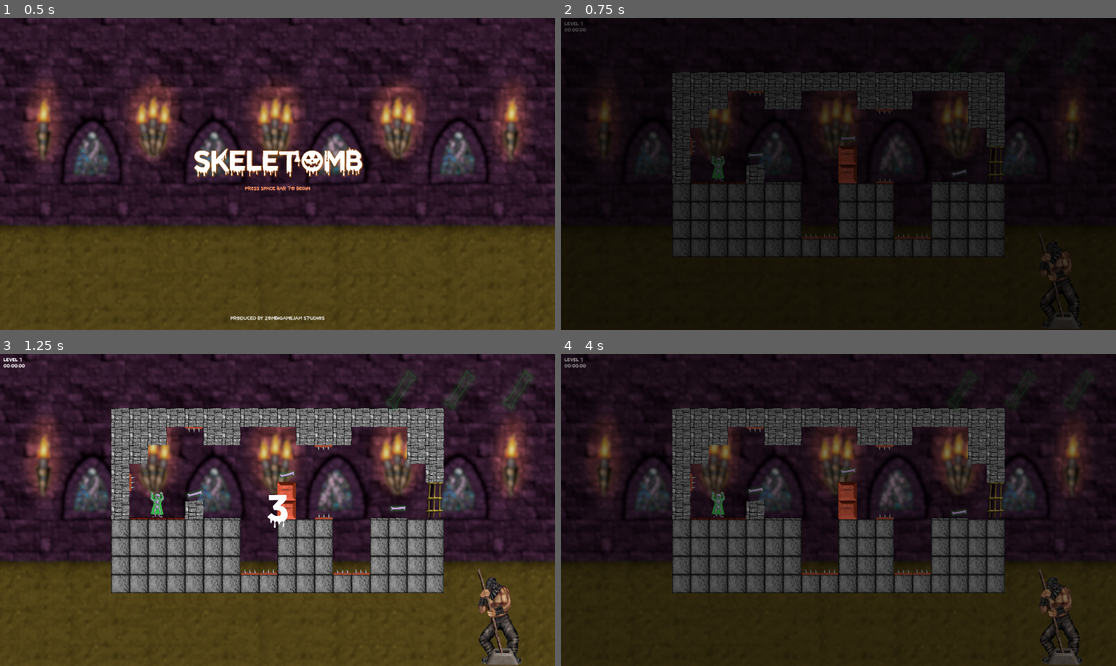
Above: before the commit, frames 1-4 (two rows, left to right).
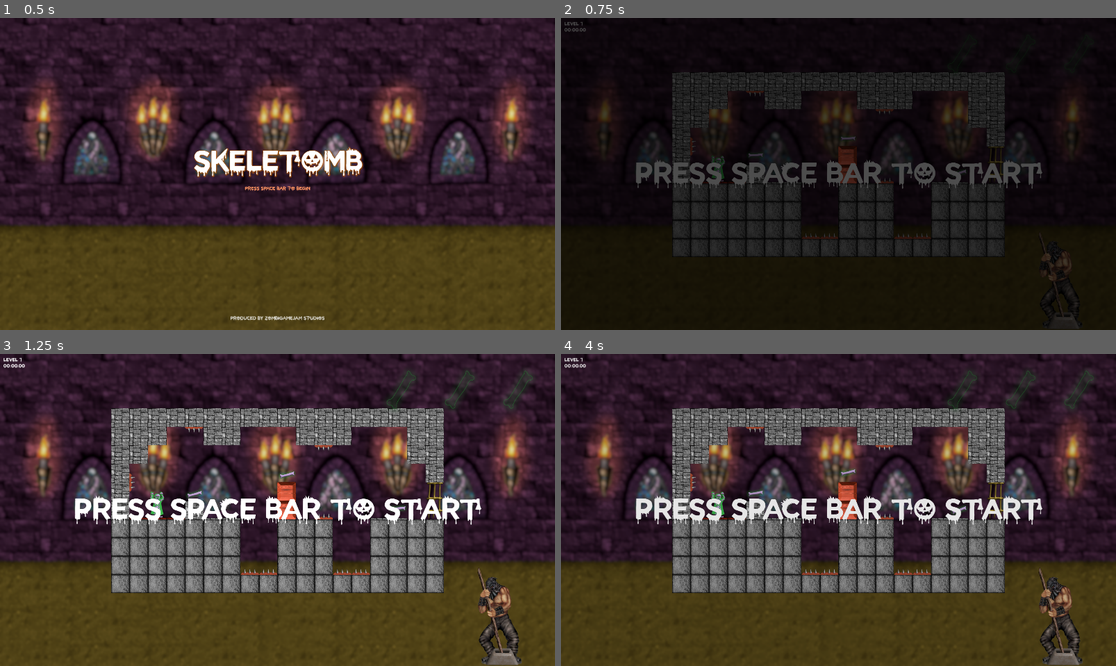
Above: after the commit, the same moments.

Repository: Drew-Wagner/Spectros
Game: Godot game, scene res://scenes/main_menu.tscn
The game is run twice, just before and just after one commit, with the same random seed, the same clock (stepped at 60 frames per second) and the same inputs. Sound files missing from this copy of the repository are replaced by a short silence.
Inputs:
- Up to frame 1 (0.5 s): no input
- Up to frame 2 (0.75 s): click "PRESS SPACE BAR TO BEGIN" at 0.5 s
- Up to frame 3 (1.25 s): no input
- Up to frame 4 (4 s): tap Space (toggle) at 1.25, 2.1, 3.6 s; hold Space (toggle) 1.28-2.03 s; hold Space (toggle) 2.78-3.53 s

Frame 1 is identical in both runs. In frame 2, 2.6% of the frame differs, in the area x 13-87%, y 45-55%; in frame 3, 2.9%; in frame 4, 51%, in the area x 0-100%, y 1-100%.

Commit message:
no countdown, press space to start

Diff:
--- a/scenes/game.tscn
+++ b/scenes/game.tscn
@@ -7,6 +7,7 @@
 [ext_resource type="AudioStream" uid="uid://nxnmjshhis2c" path="res://sounds/LEVIER_GJ_STATE_Win.wav" id="5_f3xnp"]
 [ext_resource type="PackedScene" uid="uid://bxhcsdlxckv2k" path="res://scenes/main_character.tscn" id="5_iqaxe"]
 [ext_resource type="AudioStream" uid="uid://ota274s1y71i" path="res://sounds/LEVIER_GJ_STATE_Lose.wav" id="6_006ic"]
+[ext_resource type="AudioStream" uid="uid://ck2sgonakejta" path="res://sounds/LEVIER_GJ_STATE_Countdown.wav" id="7_8gj3s"]
 [ext_resource type="Texture2D" uid="uid://cf30xyhg4xcvb" path="res://textures/background_flou.png" id="8_6v6g5"]
 [ext_resource type="PackedScene" uid="uid://cxxbjbc1q5rmg" path="res://gui/bone_collection.tscn" id="9_0rnu1"]
 [ext_resource type="AudioStream" uid="uid://caigx6k3md34c" path="res://sounds/LEVIER_GJ_AMB_LP.wav" id="9_jiikb"]
@@ -97,7 +98,7 @@
 toggle_sounds = Array[AudioStream]([ExtResource("3_o2w25"), ExtResource("4_5x8y0")])
 win_sound = ExtResource("5_f3xnp")
 lose_sound = ExtResource("6_006ic")
-is_countdown_enabled = true
+start_sound = ExtResource("7_8gj3s")
 main_character_scene = ExtResource("5_iqaxe")
 
 [node name="Camera2D" type="Camera2D" parent="."]
@@ -118,19 +119,6 @@
 [node name="LevelHolder" type="Node2D" parent="."]
 
 [node name="CanvasLayer" type="CanvasLayer" parent="."]
-
-[node name="CountDown" type="Label" parent="CanvasLayer"]
-unique_name_in_owner = true
-visible = false
-anchors_preset = 15
-anchor_right = 1.0
-anchor_bottom = 1.0
-grow_horizontal = 2
-grow_vertical = 2
-theme_override_font_sizes/font_size = 128
-text = "3"
-horizontal_alignment = 1
-vertical_alignment = 1
 
 [node name="MarginContainer" type="MarginContainer" parent="CanvasLayer"]
 offset_right = 40.0
@@ -165,7 +153,7 @@
 layout_mode = 2
 theme_type_variation = &"HeaderLarge"
 theme_override_font_sizes/font_size = 96
-text = "RELEASE THE BUTTON TO PROCEED"
+text = "Press Space Bar To Start"
 horizontal_alignment = 1
 vertical_alignment = 1
 uppercase = true
--- a/scripts/game_manager.gd
+++ b/scripts/game_manager.gd
@@ -8,19 +8,18 @@
 var level: BaseLevel
 
 signal _toggle_released()
+signal _toggle_pressed()
 signal game_end()
 signal level_start()
 
 @export var toggle_sounds: Array[AudioStream]
 @export var win_sound: AudioStream
 @export var lose_sound: AudioStream
-@export var countdown_seconds: int = 3
-@export var is_countdown_enabled: bool
+@export var start_sound: AudioStream
 @export var main_character_scene: PackedScene
 var toggle_sound_index = 0
 var level_time = 0
 
-@onready var count_down: Label = %CountDown
 @onready var level_label: Label = %LevelLabel
 @onready var time_label: Label = %TimeLabel
 @onready var audio_effects_player: AudioStreamPlayer = $AudioEffects
@@ -74,34 +73,17 @@
 	respawn()
 	pause()
 
-	if Input.is_action_pressed("toggle"):
-		%SplashLabel.show()
-		await _toggle_released
-		%SplashLabel.hide()
+	%SplashLabel.show()
 
 	scene_transition.play_backwards("fade")
 	await scene_transition.animation_finished
 
-	# Countdown
-	if is_countdown_enabled:
-		count_down.show()
-		for i in range(countdown_seconds, 0, -1):
-			count_down.text = str(i)
-			await get_tree().create_timer(1).timeout
+	await _toggle_pressed
+	await _toggle_released
+	%SplashLabel.hide()
+	audio_effects_player.stream = start_sound
+	audio_effects_player.play()
 
-			if Input.is_action_pressed("toggle"):
-				count_down.hide()
-				scene_transition.play("fade")
-				await scene_transition.animation_finished
-				%SplashLabel.show()
-				await _toggle_released
-				%SplashLabel.hide()
-				scene_transition.play_backwards("fade")
-				await scene_transition.animation_finished
-				count_down.show()
-
-	count_down.text = ""
-	count_down.hide()
 	unpause()
 
 
@@ -122,6 +104,8 @@
 
 		time_label.text = formattedTime
 	else:
+		if Input.is_action_just_pressed("toggle"):
+			_toggle_pressed.emit()
 		if Input.is_action_just_released("toggle"):
 			_toggle_released.emit()
 
Not shown: 1 places in scenes/game.tscn that only renumber resources
